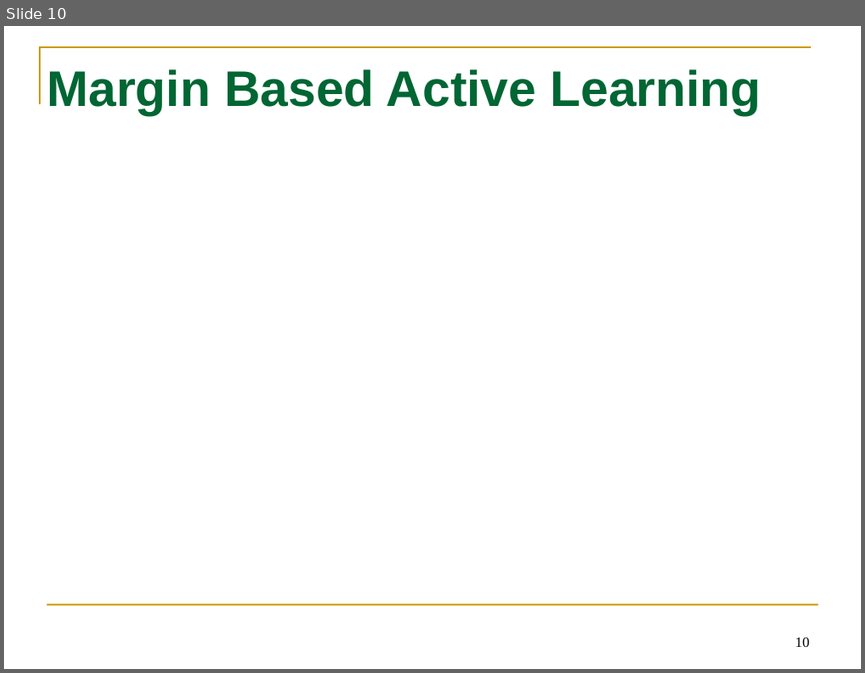
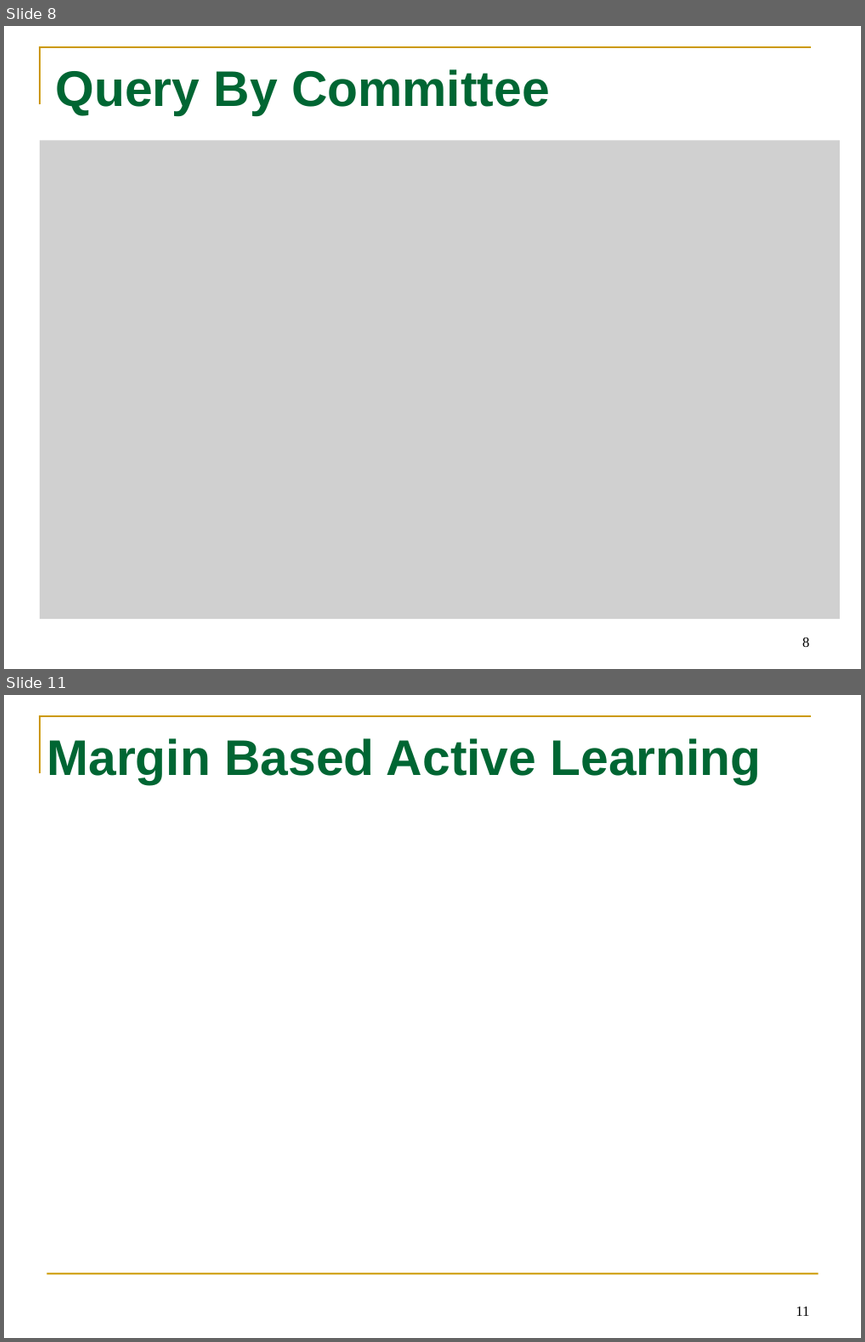
Before and after one commit to tttyy/Active-Learning, a slide deck: presentation/Activelearning.pptx. Shown one above the other, each under a label of ours: slide 10 before the commit, slides 8 and 11 after it; the slides between them are not shown. The pictures are 865x673 and 865x1342 pixels, drawn with LibreOffice and Linux fonts; fonts in the diff are those of the drawing; grey boxes stand for pictures. Boxes give left, top, right and bottom in pixels: in the first picture for what was removed or moved away, otherwise in the second. Text is boxed around its words. In the diff, an @@ line names an element or a change of style, - is before the commit and + after.

```diff
--- a/presentation/Activelearning.pptx
+++ b/presentation/Activelearning.pptx
@@ slide 8 added at bbox=[4, 26, 861, 669], background #FFFFFF; not listed: 1 template element that a slide beside it also shows @@
@@ title added at bbox=[55, 69, 550, 115], 42 pt, text #006633, bold @@
+Query By Committee
@@ picture added at bbox=[40, 140, 840, 618] @@
@@ page number added at bbox=[802, 637, 809, 646], 12 pt, text #000000 @@
+8
@@ what was slide 10 is now slide 11 @@
@@ page number at bbox=[795, 1306, 809, 1315]: text changed @@
-10
+11
```
Also in this commit, not shown: 5 slides changed, 10 other slides added, 2 slides removed.
